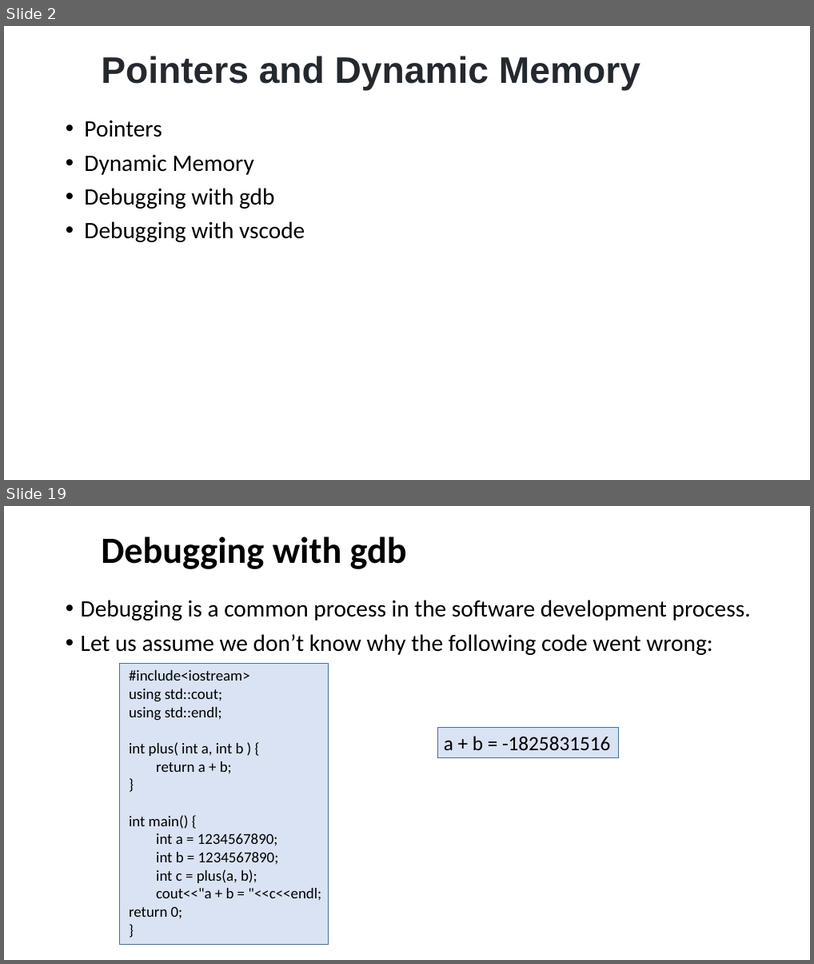
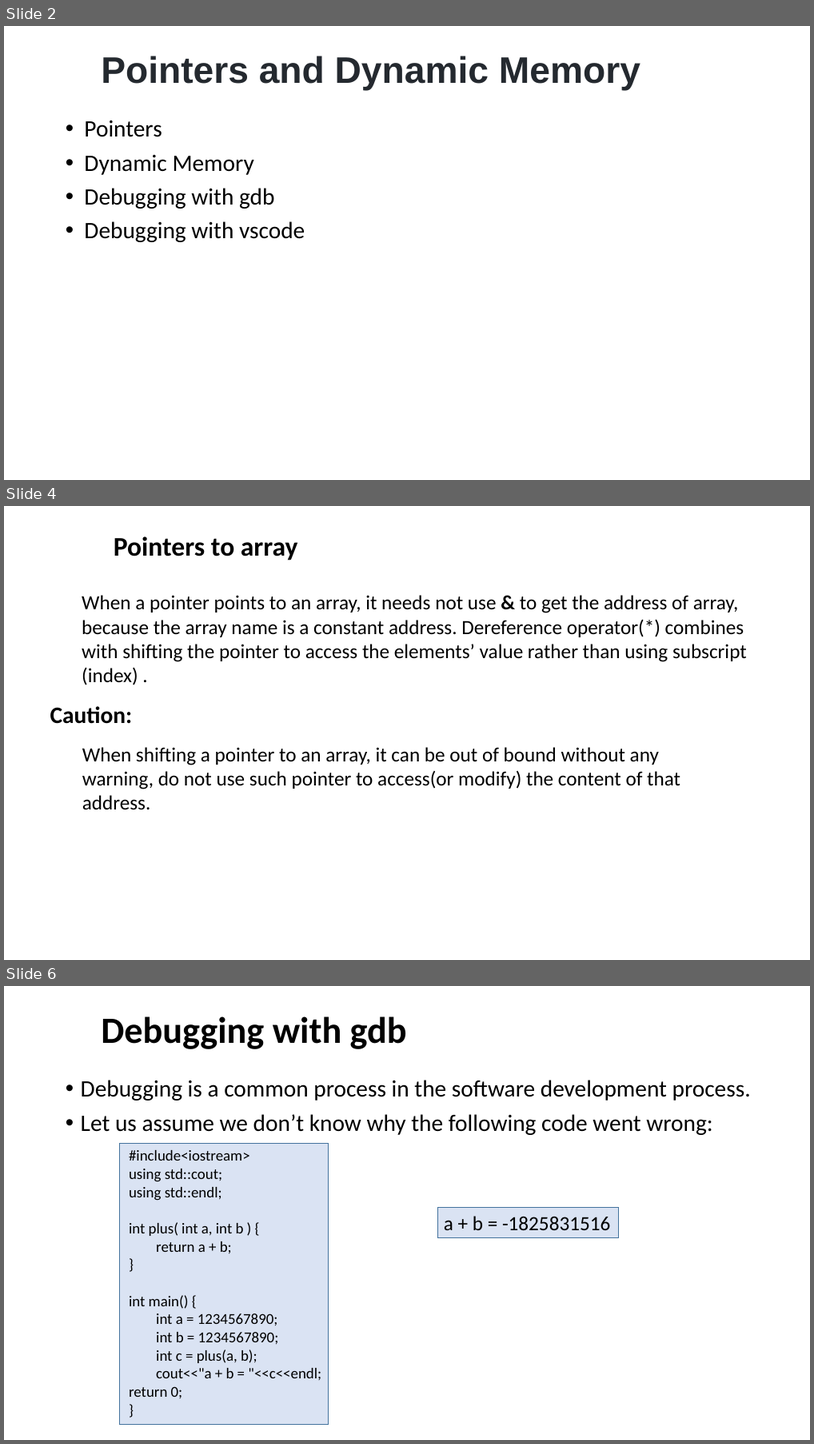
Before and after one commit to dayekuaipao/CPPLearning, a slide deck: week05/Lab05.pptx. Shown one above the other, each under a label of ours: slides 2 and 19 before the commit, slides 2, 4 and 6 after it; the slides between them are not shown. The pictures are 814x964 and 814x1444 pixels, drawn with LibreOffice and Linux fonts; fonts in the diff are those of the drawing; background and template pictures are left out. Boxes give left, top, right and bottom in pixels: in the first picture for what was removed or moved away, otherwise in the second. Text is boxed around its words. In the diff, an @@ line names an element or a change of style, - is before the commit and + after.

```diff
--- a/week05/Lab05.pptx
+++ b/week05/Lab05.pptx
@@ slide 4 added at <box>4,506,810,960</box>, background #FFFFFF @@
@@ text added at <box>114,536,298,560</box>, 32 pt, text #000000, bold @@
+Pointers to array
@@ text added at <box>82,595,747,685</box>, 24 pt, text #000000 @@
+When a pointer points to an array, it needs not use & to get the address of array, because the array name is a constant address. Dereference operator(*) combines with shifting the pointer to access the elements’ value rather than using subscript (index) .
@@ text added at <box>50,706,133,724</box>, 28 pt, text #000000, bold @@
+Caution:
@@ text added at <box>82,747,681,789</box>, 24 pt, text #000000 @@
+When shifting a pointer to an array, it can be out of bound without any warning, do not use such pointer to access(or modify) the content of that address.
@@ what was slide 19 is now slide 6 @@
```
Also in this commit, not shown: 3 slides changed, 1 other slide added, 15 slides removed.
